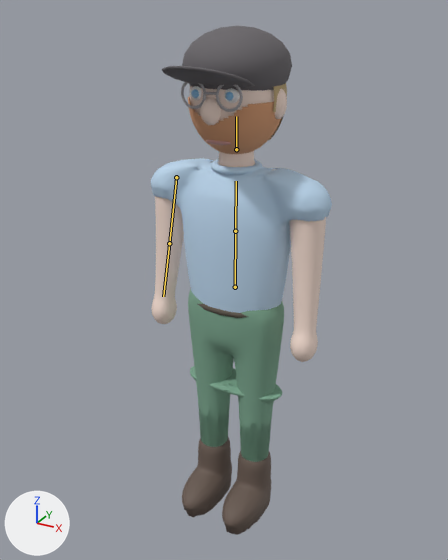
What one commit did to the glTF model assets/chars/marian.glb.
Camera for both pictures: a 50 mm lens placed at (1.074, -2.049, 2.125), pointed at (-0.032, -0.039, 1.119). Every picture has the same lights, and +X, +Y and +Z are marked at lower left. The picture after the commit comes second. The bones that change are drawn over the model as lines.

Names of what the first picture shows: 'Hals', 'Haut_Koerper', 'Hose', 'HoseDown', 'Kopf_Gruppe', 'Kragen', 'Schuh_L', 'Schuh_R', 'Shirt' and 1 more.
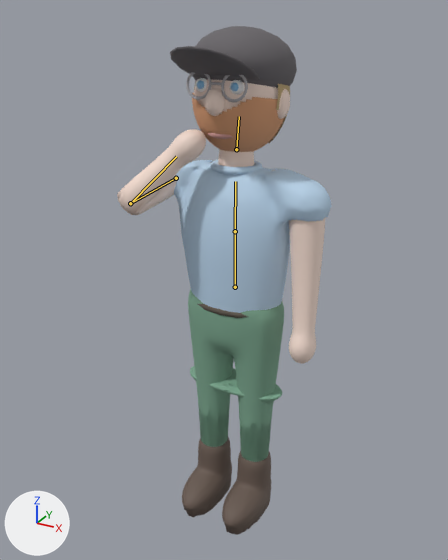
The newer file adds an action. The first version stands in its rest pose; the second is drawn at frame 21 of the action 'Vape'.

Changed parts and their boxes (x1, y1, x2, y2) in the pictures (448 x 560 px):
'Shirt', posed
    before: (151, 158, 332, 313)
    after: (174, 160, 331, 313)
'Kopf_Gruppe', posed
    before: (162, 26, 292, 154)
    after: (170, 26, 297, 152)
'Haut_Koerper', posed
    before: (152, 196, 326, 362)
    after: (117, 129, 326, 364)
'Kragen', posed
    before: (211, 159, 263, 175)
    after: (210, 160, 262, 175)
bone 'Chest', root to tip
    before: (235, 231) to (236, 181)
    after: (235, 231) to (235, 181)
bone 'Head', root to tip
    before: (236, 149) to (236, 116)
    after: (236, 149) to (239, 116)
bone 'UpperArm.R', root to tip
    before: (176, 177) to (169, 243)
    after: (176, 178) to (130, 203)
bone 'LowerArm.R', root to tip
    before: (169, 243) to (163, 296)
    after: (130, 203) to (176, 156)

What changed in the scene script:
```text
Change bone_spine:
    where bone_spine = bpy.data.objects['MarianRig'].pose.bones['Spine']  # child of 'Hips'
    bone_spine.rotation_quaternion: (1.0, 0.0, 0.0, 0.0) -> (1.0, 0.015, 0.0, 0.0)  # degrees (0, 0, 0) -> degrees (2, 0, 0)
Change bone_chest:
    where bone_chest = bpy.data.objects['MarianRig'].pose.bones['Chest']  # child of 'Spine'
    bone_chest.rotation_quaternion: (1.0, 0.0, 0.0, 0.0) -> (1.0, -0.025, 0.0, 0.0)  # degrees (0, 0, 0) -> degrees (-3, 0, 0)
Change bone_head:
    where bone_head = bpy.data.objects['MarianRig'].pose.bones['Head']  # child of 'Neck'
    bone_head.rotation_quaternion: (1.0, 0.0, 0.0, 0.0) -> (0.998, -0.07, 0.0, 0.0)  # degrees (0, 0, 0) -> degrees (-8, 0, 0)
Change bone_upperarm_r:
    where bone_upperarm_r = bpy.data.objects['MarianRig'].pose.bones['UpperArm.R']  # child of 'Shoulder.R'
    bone_upperarm_r.rotation_quaternion: (1.0, 0.0, 0.0, 0.0) -> (0.761, -0.578, -0.179, 0.235)  # degrees (0, 0, 0) -> degrees (-74, 0, 34)
Change bone_lowerarm_r:
    where bone_lowerarm_r = bpy.data.objects['MarianRig'].pose.bones['LowerArm.R']  # child of 'UpperArm.R'
    bone_lowerarm_r.rotation_quaternion: (1.0, 0.0, 0.0, 0.0) -> (0.498, -0.867, 0.0, 0.0)  # degrees (0, 0, 0) -> degrees (-120, 0, 0)
```
